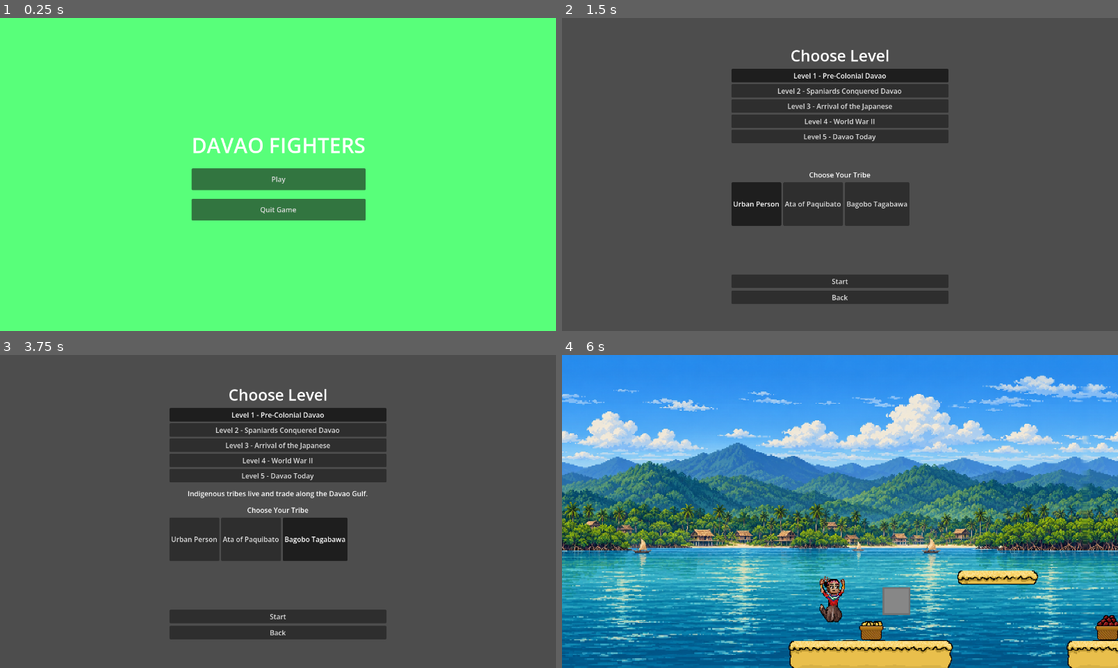
Above: before the commit, frames 1-4 (two rows, left to right).
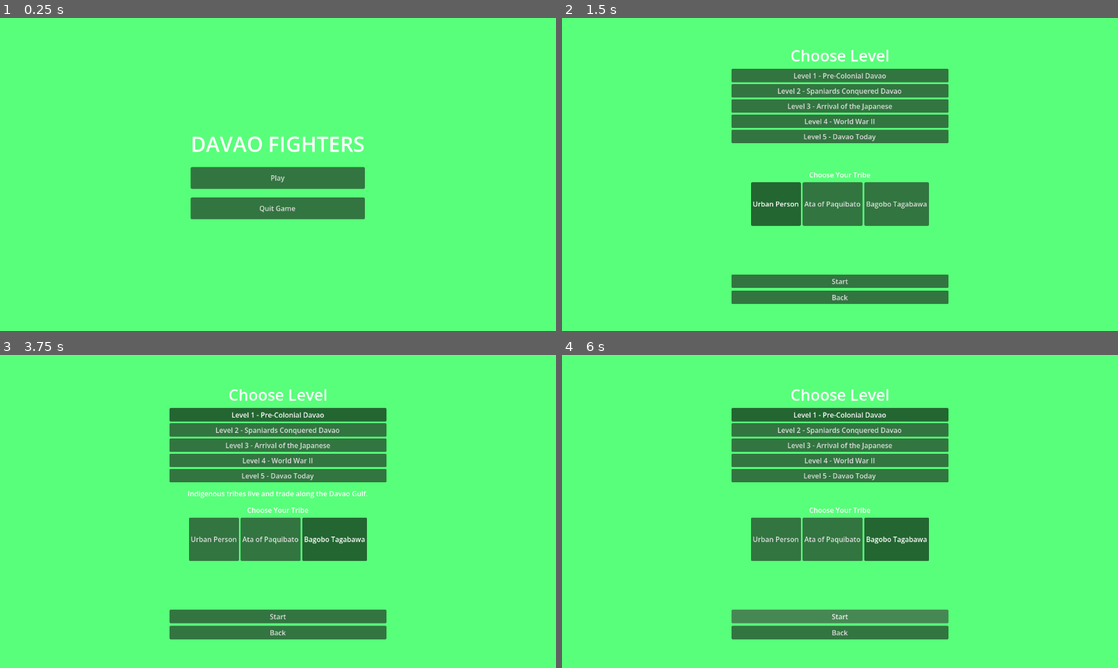
Above: after the commit, the same moments.

Repository: JumbledOne/RPHGameProject
Game: Godot game, scene res://scenes/main_menu/main_menu.tscn
The game is run twice, just before and just after one commit, with the same random seed, the same clock (stepped at 60 frames per second) and the same inputs.
Inputs:
- Up to frame 1 (0.25 s): no input
- Up to frame 2 (1.5 s): click "Play" at 0.5 s; click "Urban Person" at 1.25 s
- Up to frame 3 (3.75 s): click "Ata of Paquibato" at 2 s; click "Bagobo Tagabawa" at 2.75 s; click "Level 1 - Pre-Colonial Davao" at 3.5 s
- Up to frame 4 (6 s): click "Level 1 - Pre-Colonial Davao" at 4.25 s; click "Level 1 - Pre-Colonial Davao" at 5 s; click "Start" at 5.75 s

The runs differ from the first frame. In frame 1, 1.5% of the frame differs, in the area x 34-66%, y 37-65%; in frame 2, 99%; in frame 3, 99%; in frame 4, 100%, in the area x 0-100%, y 0-100%.

Commit message:
Fixed menu switching in main menu

Diff:
--- a/src/scenes/game_scene/level_root.gd
+++ b/src/scenes/game_scene/level_root.gd
@@ -6,7 +6,7 @@
 
 func _on_game_started():
 	_clear_children()
-	var scene: PackedScene = GameManager.LEVELS[GameManager.current_level]
+	var scene: PackedScene = GameManager.get_level_scene()
 	add_child(scene.instantiate())
 
 func _on_game_ended():
--- /dev/null
+++ b/src/scenes/main_menu/level_select_screen.gd
@@ -0,0 +1,64 @@
+extends Control
+
+const TRIBES := {
+	"urban": "Urban Person",
+	"ata": "Ata of Paquibato",
+	"bagobo": "Bagobo Tagabawa",
+}
+
+# Dates/descriptions are PLACEHOLDERS mf. Replace with the other guys' researched text.
+const LEVEL_INFO: Array[Dictionary] = [
+	{
+		"date": "1700s",
+		"title": "Pre-Colonial Davao",
+		"desc": "Indigenous tribes live and trade along the Davao Gulf.",
+	},
+	{
+		"date": "1800s",
+		"title": "Spaniards Conquered Davao",
+		"desc": "Spanish colonizers arrive and take control of the region.",
+	},
+	{
+		"date": "1900s",
+		"title": "Arrival of the Japanese",
+		"desc": "Japanese settlers arrive and Davao City is established.",
+	},
+	{
+		"date": "1940s",
+		"title": "World War II",
+		"desc": "Davao during the war years.",
+	},
+	{
+		"date": "Today",
+		"title": "Davao Today",
+		"desc": "Modern Davao, the city we know now.",
+	},
+]
+
+func _ready() -> void:
+	# Level buttons
+	var level_button: PackedScene = load("uid://duh7we0h3louf")
+	var level_group := ButtonGroup.new()
+	for i in GameManager.get_level_count():
+		var info_dict: Dictionary = LEVEL_INFO[i]
+		var btn: Button = level_button.instantiate()
+		btn.set_level_data(i, info_dict)
+		btn.button_group = level_group
+		btn.mouse_entered.connect(func(): %DescriptionLabel.text = info_dict["desc"])
+		btn.mouse_exited.connect(func(): %DescriptionLabel.text = "")
+		%LevelsBox.add_child(btn)
+
+	# Tribe buttons
+	var tribe_group := ButtonGroup.new()
+	for key in TRIBES.keys():
+		var btn := Button.new()
+		btn.text = TRIBES[key]
+		btn.toggle_mode = true
+		btn.button_group = tribe_group
+		btn.button_pressed = (key == GameState.selected_tribe)
+		btn.pressed.connect(func(): GameState.selected_tribe = key)
+		%TribeBox.add_child(btn)
+
+	%StartButton.pressed.connect(func(): GameState.start_level(GameState.selected_level))
+	%BackButton.pressed.connect(func():
+		get_tree().change_scene_to_file("res://scenes/ui/main_menu.tscn"))
--- a/src/scenes/ui/level_select.tscn
+++ b/src/scenes/main_menu/level_select_screen.tscn
@@ -1,15 +1,15 @@
 [gd_scene format=3 uid="uid://21n45t63lkxk"]
 
-[ext_resource type="Script" uid="uid://djvmjdqc3pu0q" path="res://scripts/level_select.gd" id="1_x15a5"]
+[ext_resource type="Script" uid="uid://djvmjdqc3pu0q" path="res://scenes/main_menu/level_select_screen.gd" id="1_a8khg"]
 
-[node name="LevelSelect" type="Control" unique_id=459523495]
+[node name="LevelSelectScreen" type="Control" unique_id=459523495]
 layout_mode = 3
 anchors_preset = 15
 anchor_right = 1.0
 anchor_bottom = 1.0
 grow_horizontal = 2
 grow_vertical = 2
-script = ExtResource("1_x15a5")
+script = ExtResource("1_a8khg")
 
 [node name="Background" type="ColorRect" parent="." unique_id=784490840]
 layout_mode = 0
@@ -62,13 +62,13 @@
 custom_minimum_size = Vector2(100, 100)
 custom_maximum_size = Vector2(500, -1)
 layout_mode = 2
+alignment = 1
 
-[node name="TribeBox2" type="HBoxContainer" parent="CenterContainer/VBoxContainer" unique_id=1302669130]
+[node name="Spacer" type="Control" parent="CenterContainer/VBoxContainer" unique_id=606652042]
 unique_name_in_owner = true
 custom_minimum_size = Vector2(100, 100)
 custom_maximum_size = Vector2(500, -1)
 layout_mode = 2
-alignment = 1
 
 [node name="StartButton" type="Button" parent="CenterContainer/VBoxContainer" unique_id=1542841732]
 unique_name_in_owner = true
--- /dev/null
+++ b/src/scenes/main_menu/level_selector_button.gd
@@ -0,0 +1,13 @@
+extends Button
+
+var _level: int = -1
+
+func _pressed() -> void:
+	pass
+
+func _ready() -> void:
+	toggle_mode = true
+
+func set_level_data(level: int, info_dict: Dictionary):
+	_level = level
+	text = "Level %d - %s" % [level + 1, info_dict["title"]]
--- /dev/null
+++ b/src/scenes/main_menu/level_selector_button.tscn
@@ -0,0 +1,6 @@
+[gd_scene format=3 uid="uid://duh7we0h3louf"]
+
+[ext_resource type="Script" uid="uid://06upyugntbj1" path="res://scenes/main_menu/level_selector_button.gd" id="1_5oklw"]
+
+[node name="LevelSelectorButton" type="Button" unique_id=1435217935]
+script = ExtResource("1_5oklw")
--- a/src/scenes/main_menu/main_menu.tscn
+++ b/src/scenes/main_menu/main_menu.tscn
@@ -1,6 +1,9 @@
 [gd_scene format=3 uid="uid://dc4ixh41h7bqa"]
 
-[ext_resource type="Script" uid="uid://lgs3su3ww6w5" path="res://scripts/main_menu.gd" id="1_sl1te"]
+[ext_resource type="Script" uid="uid://guqmm3ucr1gu" path="res://scenes/main_menu/quit_button.gd" id="1_0ebjn"]
+[ext_resource type="Script" uid="uid://bs4ybhtetk1ou" path="res://scenes/main_menu/play_button.gd" id="1_ob46e"]
+[ext_resource type="Script" uid="uid://dj0w4uirvw77" path="res://scripts/ui/menu_root.gd" id="1_uqeha"]
+[ext_resource type="PackedScene" uid="uid://21n45t63lkxk" path="res://scenes/main_menu/level_select_screen.tscn" id="4_uqeha"]
 
 [node name="MainMenu" type="Control" unique_id=545312804]
 layout_mode = 3
@@ -9,7 +12,6 @@
 anchor_bottom = 1.0
 grow_horizontal = 2
 grow_vertical = 2
-script = ExtResource("1_sl1te")
 
 [node name="Background" type="ColorRect" parent="." unique_id=56413536]
 layout_mode = 1
@@ -20,36 +22,45 @@
 grow_vertical = 2
 color = Color(0.34509805, 1, 0.47843137, 1)
 
-[node name="CenterContainer" type="CenterContainer" parent="." unique_id=647566090]
+[node name="Screens" type="Control" parent="." unique_id=1578765163 node_paths=PackedStringArray("default_screen")]
 layout_mode = 1
 anchors_preset = 15
 anchor_right = 1.0
 anchor_bottom = 1.0
-offset_left = 2.0
-offset_top = 3.0
-offset_right = 2.0
-offset_bottom = 3.0
+grow_horizontal = 2
+grow_vertical = 2
+script = ExtResource("1_uqeha")
+default_screen = NodePath("MainScreen")
+
+[node name="MainScreen" type="CenterContainer" parent="Screens" unique_id=647566090]
+layout_mode = 1
+anchors_preset = 15
+anchor_right = 1.0
+anchor_bottom = 1.0
 grow_horizontal = 2
 grow_vertical = 2
 
-[node name="VBoxContainer" type="VBoxContainer" parent="CenterContainer" unique_id=1769006526]
+[node name="VBoxContainer" type="VBoxContainer" parent="Screens/MainScreen" unique_id=1769006526]
 layout_mode = 2
 theme_override_constants/separation = 20
 
-[node name="TitleLabel" type="Label" parent="CenterContainer/VBoxContainer" unique_id=1978455914]
+[node name="TitleLabel" type="Label" parent="Screens/MainScreen/VBoxContainer" unique_id=1978455914]
 layout_mode = 2
 theme_override_font_sizes/font_size = 48
 text = "DAVAO FIGHTERS"
 horizontal_alignment = 1
 
-[node name="PlayButton" type="Button" parent="CenterContainer/VBoxContainer" unique_id=1679030564]
-unique_name_in_owner = true
+[node name="PlayButton" type="Button" parent="Screens/MainScreen/VBoxContainer" unique_id=1679030564]
 custom_minimum_size = Vector2(250, 50)
 layout_mode = 2
 text = "Play"
+script = ExtResource("1_ob46e")
 
-[node name="QuitButton" type="Button" parent="CenterContainer/VBoxContainer" unique_id=1574423961]
-unique_name_in_owner = true
+[node name="QuitButton" type="Button" parent="Screens/MainScreen/VBoxContainer" unique_id=1574423961]
 custom_minimum_size = Vector2(250, 50)
 layout_mode = 2
 text = "Quit Game"
+script = ExtResource("1_0ebjn")
+
+[node name="LevelSelectScreen" parent="Screens" unique_id=459523495 instance=ExtResource("4_uqeha")]
+layout_mode = 1
--- /dev/null
+++ b/src/scenes/main_menu/play_button.gd
@@ -0,0 +1,4 @@
+extends Button
+
+func _pressed() -> void:
+	$"../../../LevelSelectScreen".show()
--- /dev/null
+++ b/src/scenes/main_menu/quit_button.gd
@@ -0,0 +1,4 @@
+extends Button
+
+func _pressed() -> void:
+	get_tree().quit()
--- a/src/scripts/globals/game_manager.gd
+++ b/src/scripts/globals/game_manager.gd
@@ -26,6 +26,14 @@
 
 func end_game():
 	game_ended.emit()
+
+func get_level_scene() -> PackedScene:
+	if current_level >= 0 and current_level < get_level_count():
+		return LEVELS[current_level]
+	return
+
+func get_level_count() -> int:
+	return len(LEVELS)
 
 # # # # # # # # # # # #
 # Collectibles
--- a/src/scripts/globals/game_state.gd
+++ b/src/scripts/globals/game_state.gd
@@ -14,40 +14,6 @@
 var hearts := MAX_HEARTS
 var cacao := 0
 var score := 0
-
-# Dates/descriptions are PLACEHOLDERS mf. Replace with the other guys' researched text.
-const LEVELS := {
-	1:  {
-			"date": "1700s",
-			"title": "Pre-Colonial Davao",
-			"desc": "Indigenous tribes live and trade along the Davao Gulf.",
-			"scene": "res://scenes/levels/level_1.tscn"
-		},
-	2:  {
-			"date": "1800s",
-			"title": "Spaniards Conquered Davao",
-			"desc": "Spanish colonizers arrive and take control of the region.",
-			"scene": "res://scenes/levels/level_2.tscn"
-		},
-	3:  {
-			"date": "1900s",
-			"title": "Arrival of the Japanese",
-			"desc": "Japanese settlers arrive and Davao City is established.",
-			"scene": "res://scenes/levels/level_3.tscn"
-		},
-	4:  {
-			"date": "1940s",
-			"title": "World War II",
-			"desc": "Davao during the war years.",
-			"scene": "res://scenes/levels/level_4.tscn"
-		},
-	5:  {
-			"date": "Today",
-			"title": "Davao Today",
-			"desc": "Modern Davao, the city we know now.",
-			"scene": "res://scenes/levels/level_5.tscn"
-		},
-}
 
 # # # # # # # # # # # #
 # Might remove the health functions since these these don't do anything?
@@ -91,7 +57,7 @@
 	selected_level = level
 	reset_run()
 	get_tree().paused = false
-	get_tree().change_scene_to_file(LEVELS[level]["scene"])
+	#get_tree().change_scene_to_file(LEVELS[level]["scene"])
 
 func restart_level() -> void:
 	start_level(selected_level)
--- a/src/scripts/level_select.gd
+++ /dev/null
@@ -1,37 +0,0 @@
-extends Control
-
-const TRIBES := {
-	"urban": "Urban Person",
-	"ata": "Ata of Paquibato",
-	"bagobo": "Bagobo Tagabawa",
-}
-
-func _ready() -> void:
-	# --- Level buttons ---
-	var level_group := ButtonGroup.new()
-	for i in GameState.LEVELS.keys():
-		var info = GameState.LEVELS[i]
-		var btn := Button.new()
-		btn.text = "Level %d - %s" % [i, info["title"]]
-		btn.toggle_mode = true
-		btn.button_group = level_group
-		btn.button_pressed = (i == GameState.selected_level)
-		btn.pressed.connect(func(): GameState.selected_level = i)
-		btn.mouse_entered.connect(func(): %DescriptionLabel.text = info["desc"])
-		btn.mouse_exited.connect(func(): %DescriptionLabel.text = "")
-		%LevelsBox.add_child(btn)
-
-	# Tribe buttons
-	var tribe_group := ButtonGroup.new()
-	for key in TRIBES.keys():
-		var btn := Button.new()
-		btn.text = TRIBES[key]
-		btn.toggle_mode = true
-		btn.button_group = tribe_group
-		btn.button_pressed = (key == GameState.selected_tribe)
-		btn.pressed.connect(func(): GameState.selected_tribe = key)
-		%TribeBox.add_child(btn)
-
-	%StartButton.pressed.connect(func(): GameState.start_level(GameState.selected_level))
-	%BackButton.pressed.connect(func():
-		get_tree().change_scene_to_file("res://scenes/ui/main_menu.tscn"))
--- a/src/scripts/main_menu.gd
+++ /dev/null
@@ -1,8 +0,0 @@
-extends Control
-
-func _ready() -> void:
-	%PlayButton.pressed.connect(_on_play)
-	%QuitButton.pressed.connect(get_tree().quit)
-
-func _on_play() -> void:
-	get_tree().change_scene_to_file("res://scenes/ui/level_select.tscn")
--- /dev/null
+++ b/src/scripts/ui/menu_root.gd
@@ -0,0 +1,33 @@
+extends Control
+
+@export var default_screen : Control
+
+# Flag to prevent visibility changed firing constantly when this hides screens
+var displaying_screens: bool = false
+
+func _ready() -> void:
+	for control : Control in get_children():
+		control.visibility_changed.connect(_on_child_visibility_changed.bind(control))
+	_check_show_default()
+
+func _on_child_visibility_changed(child : Control):
+	# Activate only if something was hidden
+	# So as to check if no screen is visible and thus display the default screen
+	if child.visible:
+		display_screen(child)
+	else:
+		_check_show_default()
+
+func _check_show_default():
+	var visible_screens: int = 0
+	for control : Control in get_children():
+		if control.visible:
+			visible_screens += 1
+	if visible_screens != 1: # Make it so only one screen can be shown at any time
+		display_screen(default_screen)
+
+func display_screen(target: Control):
+	displaying_screens = true
+	for control : Control in get_children():
+		control.visible = control == target
+	displaying_screens = false
Renamed: src/scripts/level_select.gd.uid -> src/scenes/main_menu/level_select_screen.gd.uid
Not shown, added: src/scenes/main_menu/level_selector_button.gd.uid
Not shown, added: src/scenes/main_menu/play_button.gd.uid
Not shown, added: src/scenes/main_menu/quit_button.gd.uid
Not shown, removed: src/scripts/main_menu.gd.uid
Not shown, added: src/scripts/ui/menu_root.gd.uid
